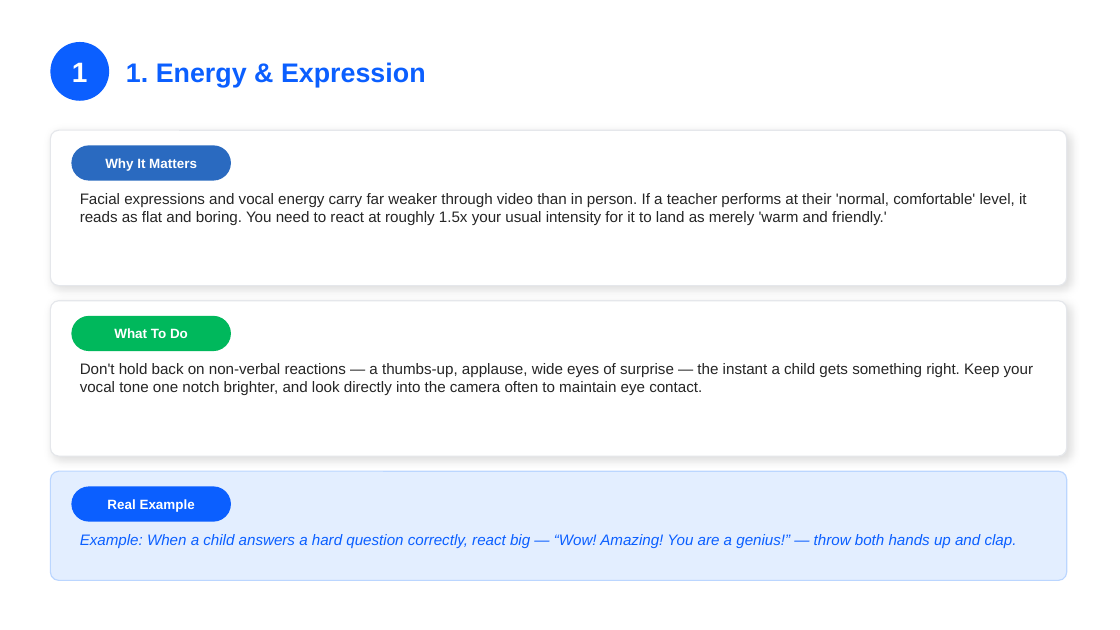
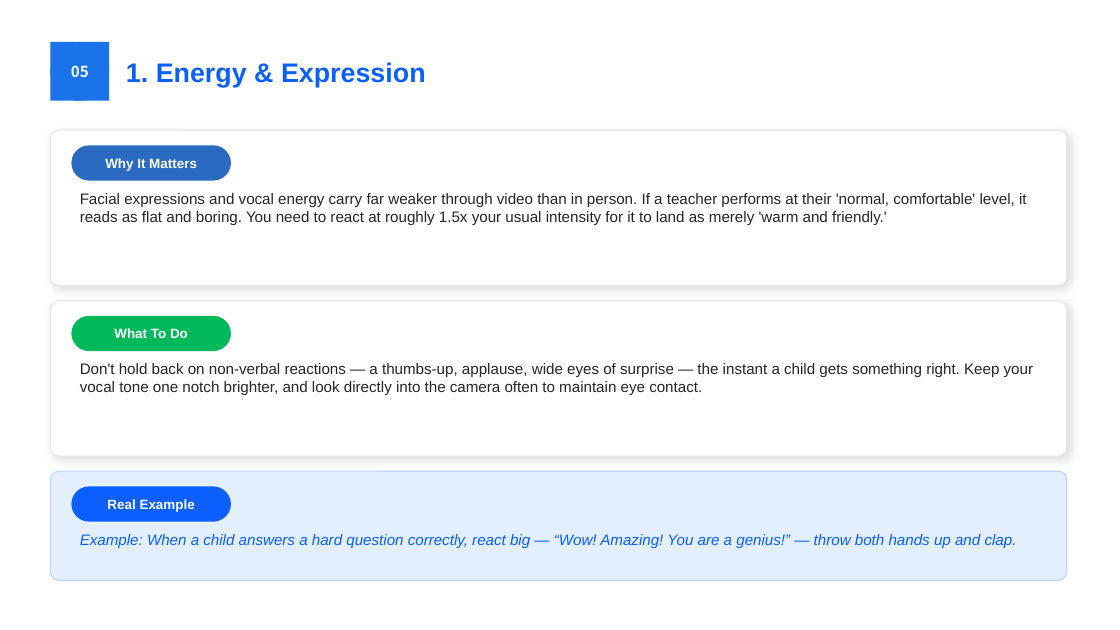
Before and after one commit to navy111p-sudo/mangoiweb, a slide deck: slide 7 of cloudflare-deploy/public/library/teacher/train-en.pptx (slide 6 before the commit). Drawn at 1120x630 pixels with LibreOffice and Linux fonts; fonts in the diff are those of the drawing. Boxes give left, top, right and bottom in pixels: in the first picture for what was removed or moved away, otherwise in the second. Text is boxed around its words. In the diff, an @@ line names an element or a change of style, - is before the commit and + after.

```diff
--- a/cloudflare-deploy/public/library/teacher/train-en.pptx
+++ b/cloudflare-deploy/public/library/teacher/train-en.pptx
@@ rectangle "05": place and size @@
-rectangle "05" at bbox=[72, 62, 88, 82]
+rectangle "05" at bbox=[50, 42, 109, 101]
@@ rectangle "05" at bbox=[50, 42, 109, 101]: fill none to #1A73E8 @@
@@ text in rectangle at bbox=[71, 65, 89, 77]: text changed; size 24 to 13 pt; font Arial to Noto Sans CJK KR @@
-1
+05
```
Also in this commit, not shown: 18 other slides changed, 1 slide added, 1 other file.
